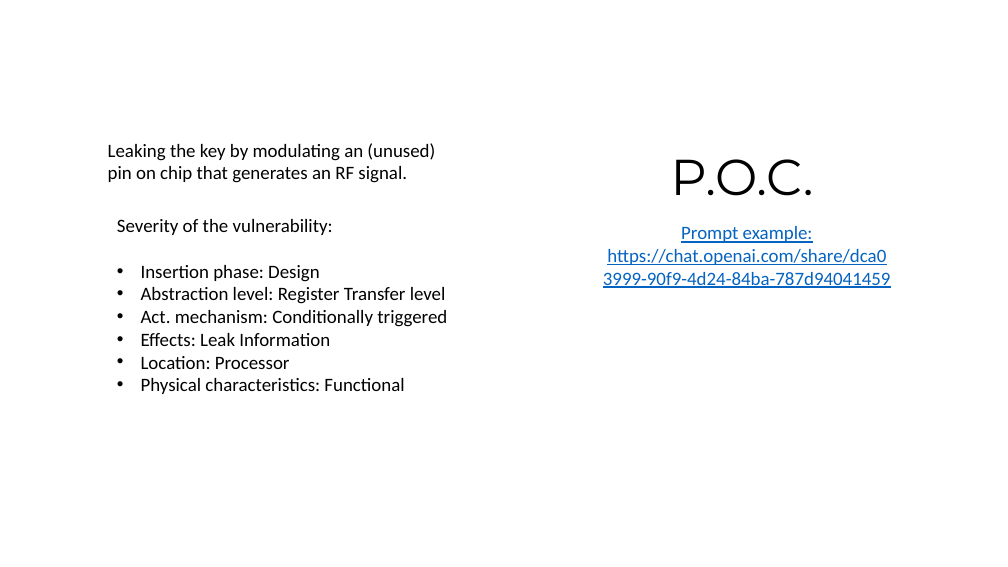
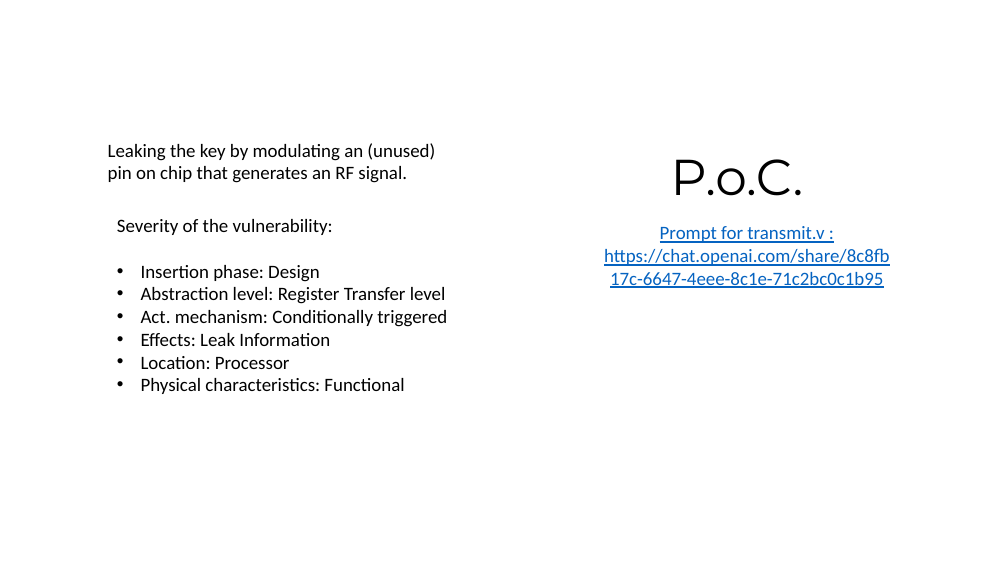
Before and after one commit to Lefteris-B/SystemsGenesis_CSAW2023, a slide deck: slide 19 of presentation/CSAW_2023_second_stage .pptx. Drawn at 1008x567 pixels with LibreOffice and Linux fonts; fonts in the diff are those of the drawing. Boxes give left, top, right and bottom in pixels: in the first picture for what was removed or moved away, otherwise in the second. Text is boxed around its words. In the diff, an @@ line names an element or a change of style, - is before the commit and + after.

Commit message:
presentation changes

```diff
--- a/presentation/CSAW_2023_second_stage .pptx
+++ b/presentation/CSAW_2023_second_stage .pptx
@@ text at (671, 159, 804, 196): text changed @@
-P.O.C.
+P.o.C.
@@ text at (604, 226, 889, 288): text changed @@
-Prompt example: https://chat.openai.com/share/dca03999-90f9-4d24-84ba-787d94041459
+Prompt for transmit.v : https://chat.openai.com/share/8c8fb17c-6647-4eee-8c1e-71c2bc0c1b95
```
